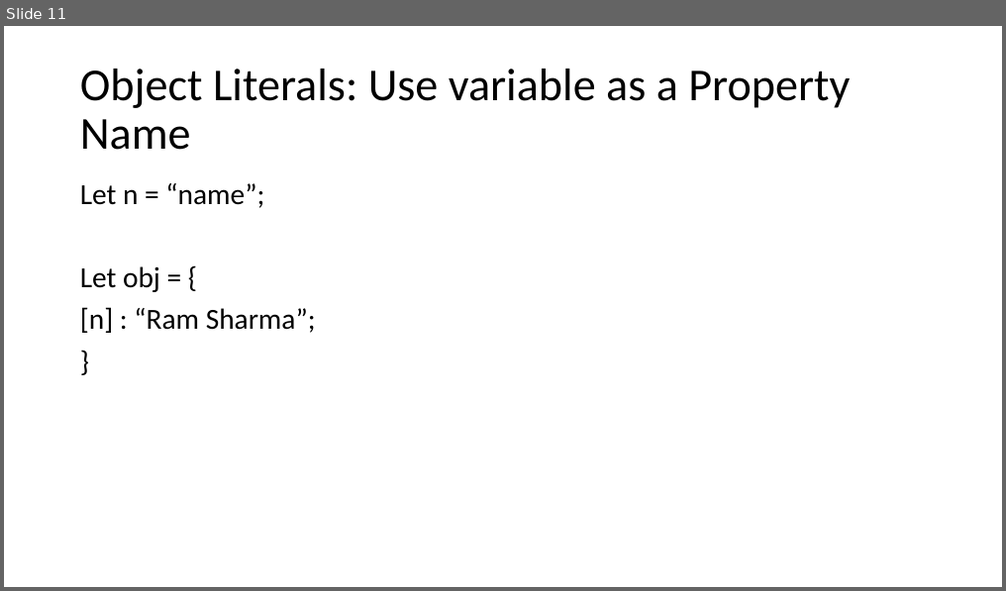
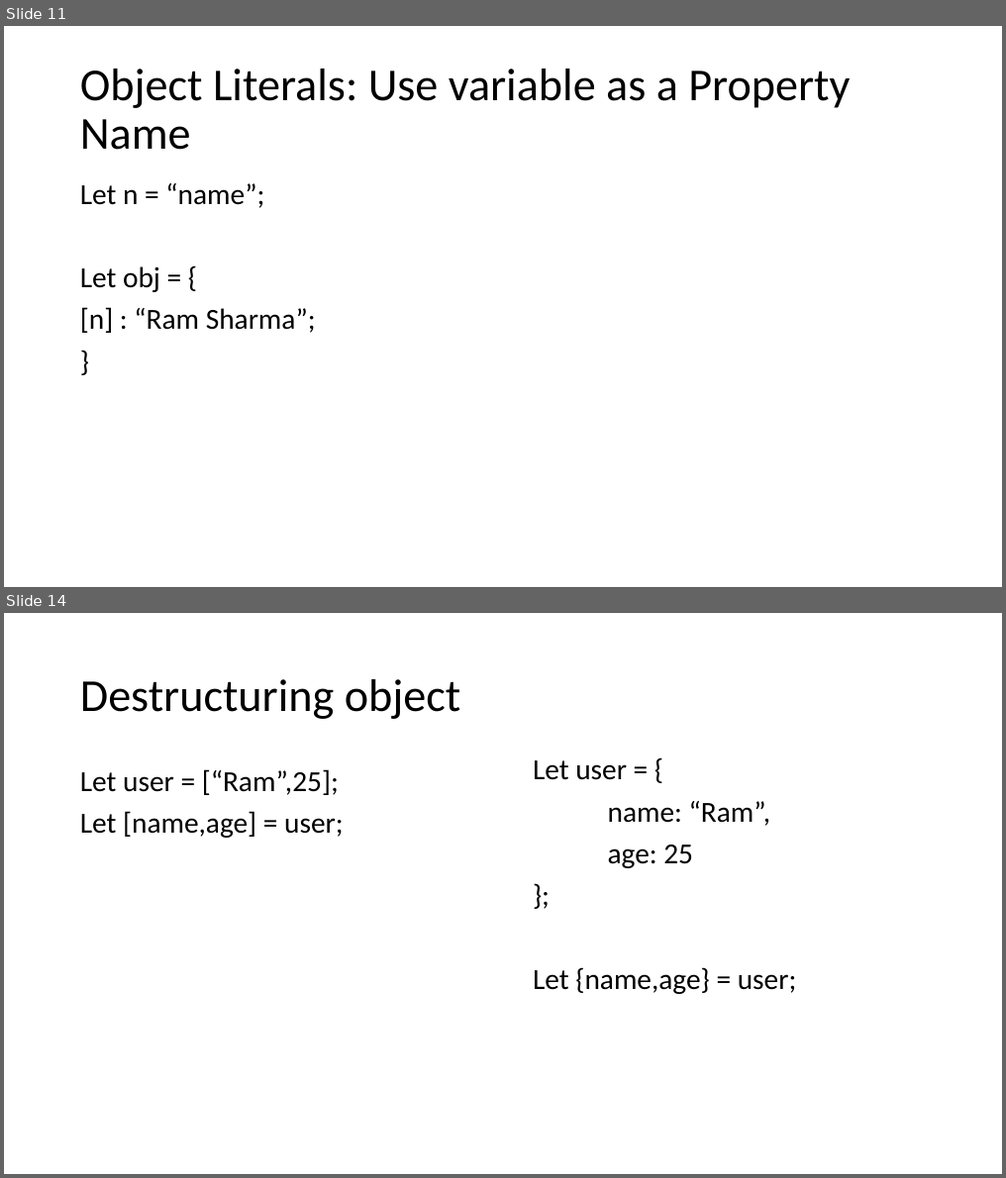
Before and after one commit to PiyushChaturvedii/Batch04, a slide deck: AdvanceJavaScript.pptx. Shown one above the other, each under a label of ours: slide 11 before the commit, slides 11 and 14 after it; the slides between them are not shown. The pictures are 1006x591 and 1006x1178 pixels, drawn with LibreOffice and Linux fonts; fonts in the diff are those of the drawing. Boxes give left, top, right and bottom in pixels: in the first picture for what was removed or moved away, otherwise in the second. Text is boxed around its words. In the diff, an @@ line names an element or a change of style, - is before the commit and + after.

```diff
--- a/AdvanceJavaScript.pptx
+++ b/AdvanceJavaScript.pptx
@@ slide 14 added at [4,613,1002,1174], background #FFFFFF @@
@@ title added at [80,679,461,719], 44 pt, text #000000 @@
+Destructuring object
@@ text added at [533,761,797,994], 28 pt, text #000000 @@
+Let user = {
+name: “Ram”,
+age: 25
+};
+Let {name,age} = user;
@@ text added at [80,769,344,838], 28 pt, text #000000 @@
+Let user = [“Ram”,25];
+Let [name,age] = user;
```
Also in this commit, not shown: 1 slide changed, 2 other slides added, 8 other files.
